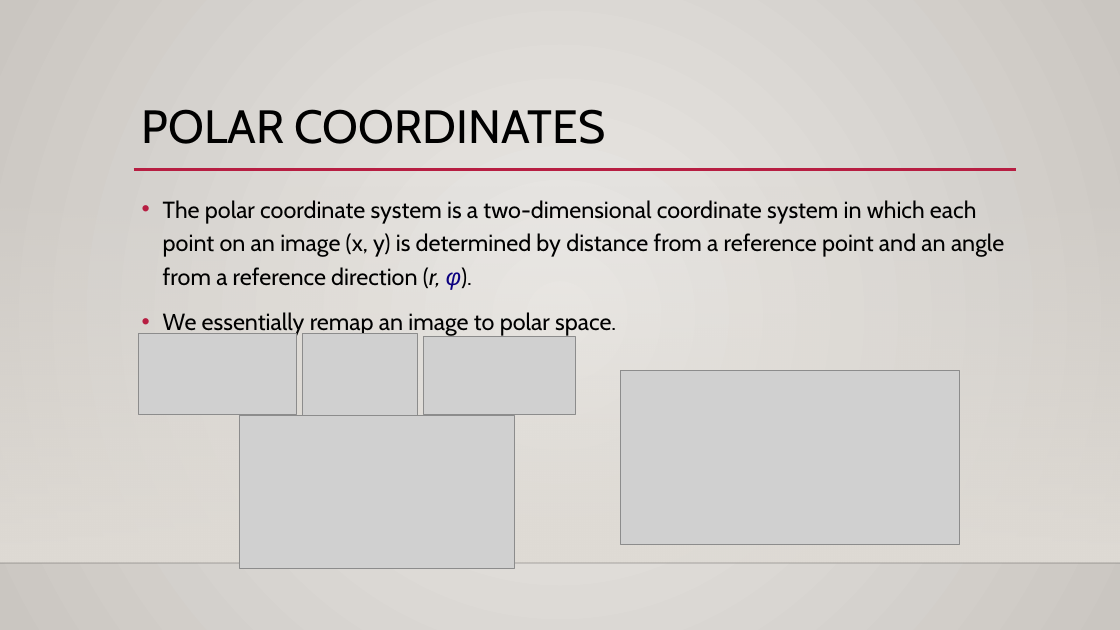
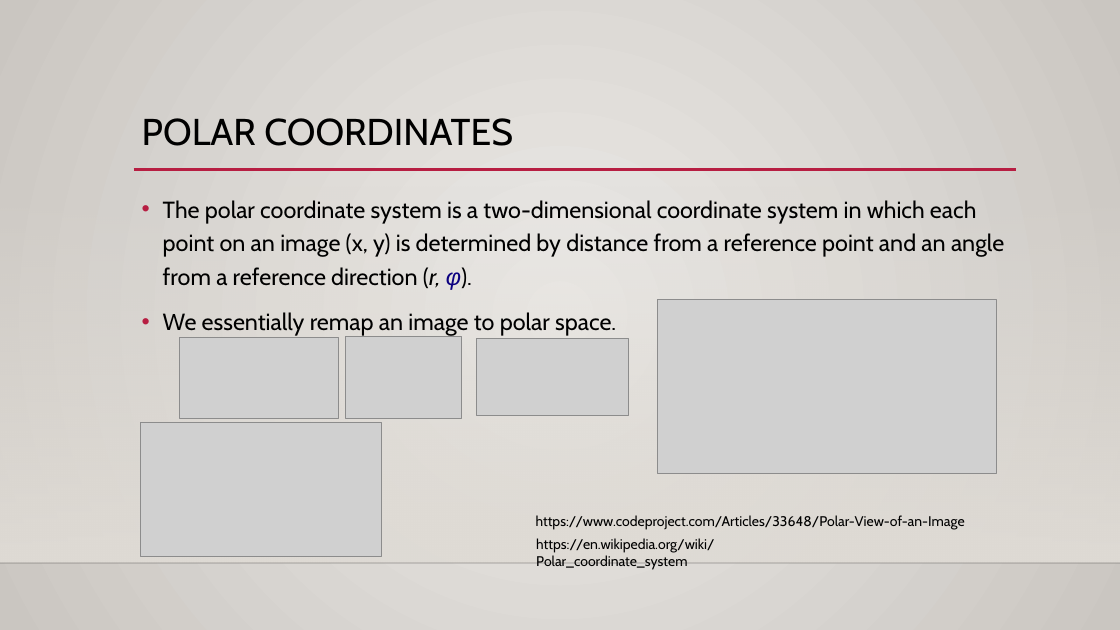
Before and after one commit to michaeltran/DIP-Image-Geometric-Transformation, a slide deck: slide 27 of DIP_Presentation.pptx (slide 24 before the commit). Drawn at 1120x630 pixels with LibreOffice and Linux fonts; fonts in the diff are those of the drawing; grey boxes stand for pictures; background and template pictures are left out. Boxes give left, top, right and bottom in pixels: in the first picture for what was removed or moved away, otherwise in the second. Text is boxed around its words. In the diff, an @@ line names an element or a change of style, - is before the commit and + after.

Commit message:
Add all pictures URL

```diff
--- a/DIP_Presentation.pptx
+++ b/DIP_Presentation.pptx
@@ title "POLAR COORDINATES": place and size @@
-title "POLAR COORDINATES" at (142, 109, 605, 144)
+title "POLAR COORDINATES" at (142, 118, 513, 146)
@@ title "POLAR COORDINATES" at (142, 118, 513, 146): size 40 to 32 pt @@
@@ picture: place and size @@
-picture at (621, 371, 960, 544)
+picture at (658, 299, 996, 473)
@@ picture: place and size @@
-picture at (139, 334, 297, 414)
+picture at (180, 338, 338, 418)
@@ picture: place and size @@
-picture at (302, 334, 418, 416)
+picture at (346, 336, 462, 418)
@@ picture: place and size @@
-picture at (423, 337, 576, 415)
+picture at (476, 338, 628, 416)
@@ picture: place and size @@
-picture at (239, 416, 514, 569)
+picture at (141, 423, 381, 557)
@@ text added at (536, 538, 714, 570), 12 pt, text #000000 @@
+https://en.wikipedia.org/wiki/Polar_coordinate_system
@@ text added at (536, 515, 965, 530), 12 pt, text #000000 @@
+https://www.codeproject.com/Articles/33648/Polar-View-of-an-Image
```
Also in this commit, not shown: 17 other slides changed, 3 slides added.
